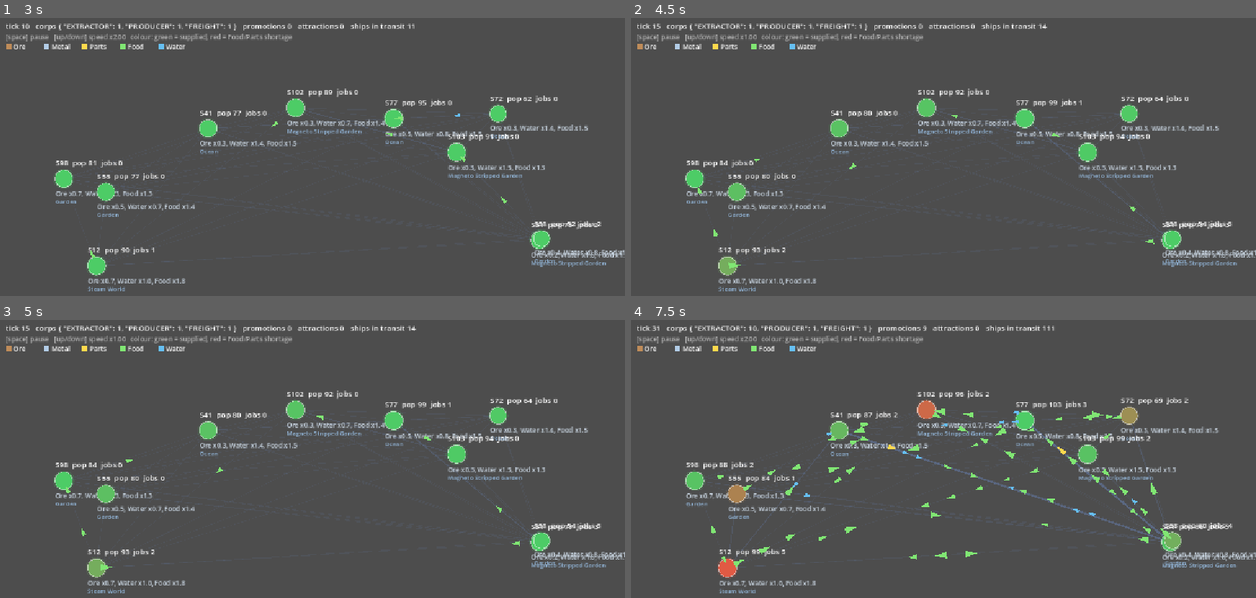
Above: before the commit, frames 1-4 (two rows, left to right).
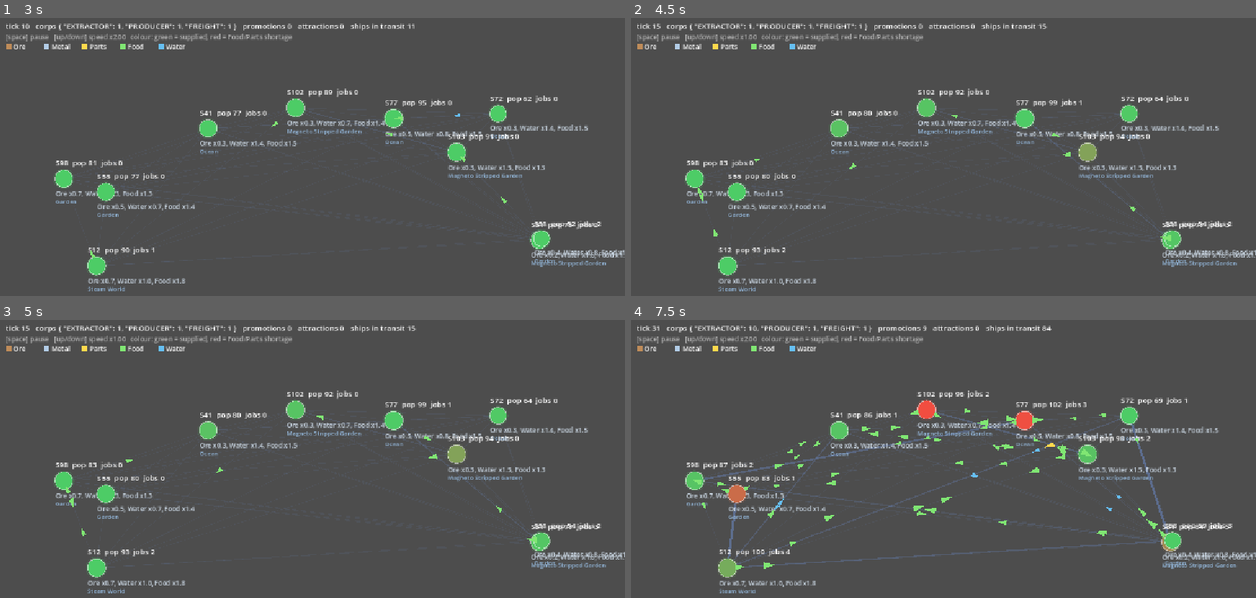
Above: after the commit, the same moments.

Repository: ElectroEsper/galaxy-generator
Game: Godot game, scene res://economy_proto/economy_view.tscn
The game is run twice, just before and just after one commit, with the same random seed, the same clock (stepped at 60 frames per second) and the same inputs. This scene is started directly instead of the project's main scene.
Inputs:
- Up to frame 1 (3 s): tap Enter at 0.5, 2 s; hold Up 0.53-1.28 s; tap Space at 0.77, 1.25, 1.52, 2.75 s; hold Down 1.28-2.03 s; hold Up from 2.03 s (still down)
- Up to frame 2 (4.5 s): tap Space at 3.02, 3.77 s; tap Enter at 3.5 s; release Up at 3.53 s; hold Down from 3.53 s (still down)
- Up to frame 3 (5 s): keep holding Down; tap Space at 4.52 s
- Up to frame 4 (7.5 s): tap Space at 5, 6.02, 6.77 s; release Down at 5.78 s; hold Up from 5.78 s (still down)

Frame 1 is identical in both runs. In frame 2, 0.4% of the frame differs, in the area x 8-97%, y 1-96%; in frame 3, 0.4%; in frame 4, 4.3%, in the area x 8-99%, y 1-93%.

Commit message:
Parts supply diagnosis: per-good diagnostic, export-aware site absorption
Co-Authored-By: Claude Sonnet 5.5 <noreply@anthropic.com>
Claude-Session: https://claude.ai/code/session_011shSnrHMjVZ7qaqpxEfch4

Diff:
--- a/economy_proto/corporation.gd
+++ b/economy_proto/corporation.gd
@@ -17,6 +17,7 @@
 const LOAD_TIME := 0.5
 const GROW_FILL := 0.15    # add capacity only while holds are at least this full on average
 const SHIP_COST := 0.4        # per unit per distance step
+const EXPORT_SHARE := 1.0    # share of the regional deficit a site can count on exporting to (Freight carries it)
 const PAYBACK_HORIZON := 25.0 # ticks; expand only if CAPEX / margin < this
 const REQUEST_COVER := 4.0     # producers ask Freight to keep this many ticks of inputs on the shelf
 const MAX_LEVEL := 4
@@ -202,7 +203,7 @@
 			if unmet < q * 0.5:
 				continue
 			# Local absorption: output beyond what this colony's market can use only sells at crashed prices.
-			var absorb : float = minf(1.0, (c.use[g] * HEADROOM) / q)
+			var absorb : float = minf(1.0, (c.use[g] * HEADROOM + unmet * EXPORT_SHARE) / q)
 			var m : float = _unit_margin(c, g, as_recipe) * q * _input_availability(c, g, as_recipe) * absorb - UPKEEP
 			if c.facility_slots_free() > 0 and cash >= CAPEX * 1.5 and m > 0.0 and CAPEX / m < best_payback:
 				best_payback = CAPEX / m; best_new_c = c; best_new_g = g; best_new_recipe = as_recipe
@@ -215,7 +216,7 @@
 		var unmet_u : float = _regional(markets, "use", f.good) * HEADROOM - _regional(markets, "capacity", f.good)
 		if unmet_u < delta * 0.5:
 			continue
-		var absorb_u : float = minf(1.0, (f.colony.use[f.good] * HEADROOM) / (f.throughput() + delta))
+		var absorb_u : float = minf(1.0, (f.colony.use[f.good] * HEADROOM + unmet_u * EXPORT_SHARE) / (f.throughput() + delta))
 		var gain : float = _unit_margin(f.colony, f.good, f.recipe_mode) * delta * _input_availability(f.colony, f.good, f.recipe_mode) * absorb_u - UPKEEP * UPKEEP_GROWTH
 		if gain > 0.0 and f.upgrade_cost() / gain < best_payback:
 			best_payback = f.upgrade_cost() / gain; best_up = f; best_new_c = null
--- /dev/null
+++ b/economy_proto/diag_goods.gd
@@ -0,0 +1,52 @@
+extends SceneTree
+## Per-good supply/demand snapshot after N ticks:  godot --headless --path . --script res://economy_proto/diag_goods.gd -- ticks=400
+func _initialize() -> void:
+	var ticks : int = 400
+	for a in OS.get_cmdline_user_args():
+		if a.begins_with("ticks="): ticks = int(a.get_slice("=", 1))
+	var sim = load("res://economy_proto/economy_sim.gd").new()
+	sim.use_galaxy = true; sim.all_planets = true; sim.galaxy_colonies = 100
+	sim.max_corps = 60; sim.growth_enabled = true; sim.auto_run = false
+	root.add_child(sim); sim.setup()
+	for t in ticks: sim.step()
+	var names := ["ORE", "METAL", "PARTS", "FOOD", "WATER"]
+	for g in Goods.ALL:
+		var cap := 0.0; var use := 0.0; var price := 0.0; var stock := 0.0; var out := 0
+		for c in sim.markets:
+			cap += c.capacity[g]; use += c.use[g]; price += c.price[g]; stock += c.stock[g]
+			if c.stock[g] < 1.0: out += 1
+		var nf := 0; var lv := 0.0
+		for k in sim.corps:
+			for f in k.facilities:
+				if f.good == g: nf += 1; lv += f.level
+		print("%-6s capacity=%7.1f use=%7.1f cover=%.2f avg_price=%5.1f stockouts=%d/100 facilities=%d avg_level=%.2f" % [names[g], cap, use, cap / maxf(use, 0.01), price / 100.0, out, nf, lv / maxf(nf, 1)])
+	for g in [Goods.ORE, Goods.WATER, Goods.FOOD]:
+		var sites := 0; var room := 0.0; var ext := 0.0; var free_sites := 0
+		for c in sim.markets:
+			if c.richness.has(g):
+				sites += 1
+				var cap_site : float = c.richness[g] * Corporation.EXTRACT_CAP_MULT
+				room += cap_site; ext += c.extraction.get(g, 0.0)
+				if c.extraction.get(g, 0.0) < cap_site * 0.95: free_sites += 1
+		print("%s sites=%d site-cap total=%.0f extracted=%.0f sites with headroom=%d" % [names[g], sites, room, ext, free_sites])
+	var oh := 0; var oh_slots := 0; var oh_pop := 0.0
+	for c in sim.markets:
+		if c.richness.has(Goods.ORE) and c.extraction.get(Goods.ORE, 0.0) < c.richness[Goods.ORE] * Corporation.EXTRACT_CAP_MULT * 0.95:
+			oh += 1; oh_pop += c.pop
+			if c.facility_slots_free() > 0: oh_slots += 1
+	print("ore sites with headroom=%d, of which with free workforce slots=%d (avg pop %.0f)" % [oh, oh_slots, oh_pop / maxf(oh, 1)])
+	var kinds := {}
+	for k in sim.corps:
+		var kn : String = Corporation.Kind.find_key(k.kind)
+		kinds[kn] = kinds.get(kn, 0) + 1
+	print("corps: ", kinds)
+	var slots := 0; var used := 0
+	for c in sim.markets:
+		slots += int(c.max_pop / 8.0); used += c.facility_count
+	print("workforce slots used %d / %d" % [used, slots])
+	var cash := {}
+	for k in sim.corps:
+		var kn : String = Corporation.Kind.find_key(k.kind)
+		cash[kn] = cash.get(kn, 0.0) + k.cash
+	print("corp cash by kind: ", cash)
+	quit()
